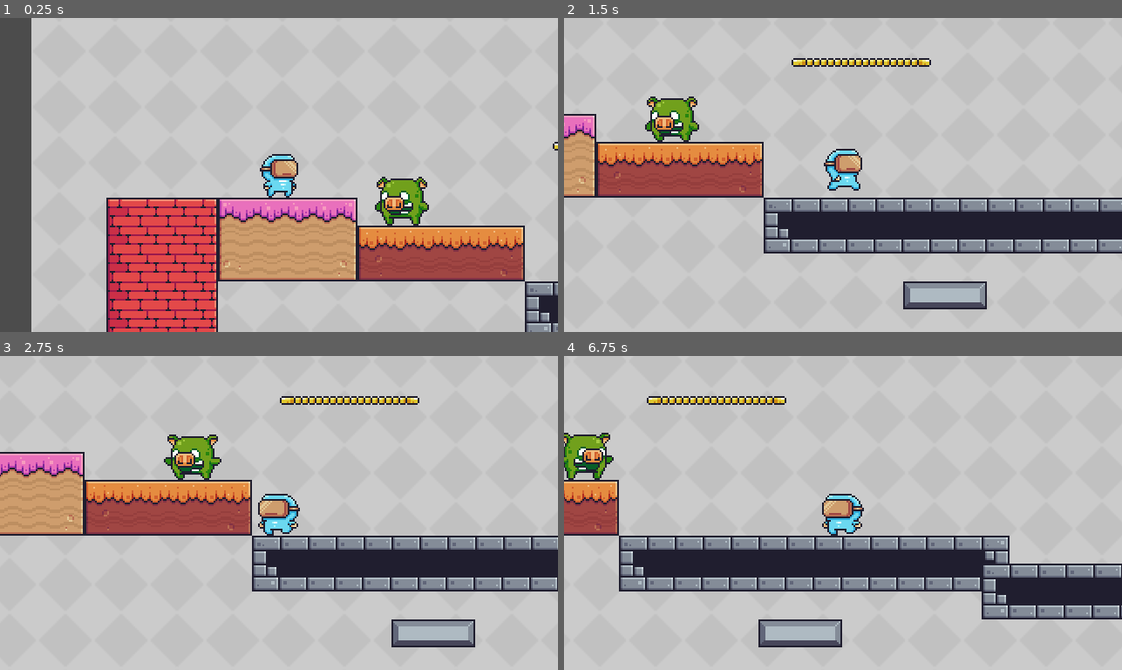
Above: before the commit, frames 1-4 (two rows, left to right).
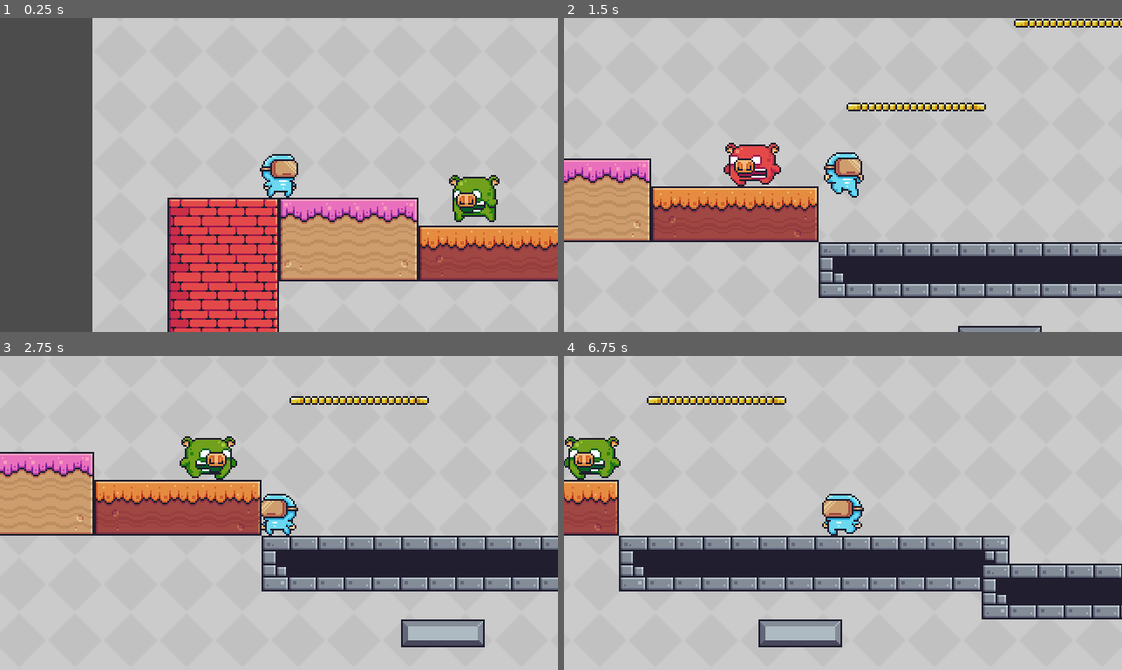
Above: after the commit, the same moments.

Repository: oucar/437-final
Game: Godot game, scene res://Levels/Level1.tscn
The game is run twice, just before and just after one commit, with the same random seed, the same clock (stepped at 60 frames per second) and the same inputs.
Inputs:
- Up to frame 1 (0.25 s): no input
- Up to frame 2 (1.5 s): hold D (right) from 0.53 s (still down); tap Space (jump) at 0.77 s
- Up to frame 3 (2.75 s): tap Space (jump) at 1.52 s; release D (right) at 2.03 s; hold A (left) from 2.03 s (still down)
- Up to frame 4 (6.75 s): release A (left) at 2.78 s; hold D (right) 2.78-4.28 s; tap Space (jump) at 3.02, 3.77, 4.52, 6.02 s; hold A (left) 4.28-5.03 s; hold D (right) 5.03-5.78 s; hold A (left) from 5.78 s (still down)

The runs differ from the first frame. In frame 1, 30% of the frame differs, in the area x 5-100%, y 0-100%; in frame 2, 34%, in the area x 0-100%, y 0-100%; in frame 3, 7.4%; in frame 4, 1.0%.

Commit message:
Added player detection signal, improved the Animations of the first and only enemy in the game

Diff:
--- a/Characters/Enemies/AngryPig.gd
+++ b/Characters/Enemies/AngryPig.gd
@@ -1,11 +1,14 @@
 extends KinematicBody2D
 
 onready var animated_sprite = $AnimatedSprite
+onready var animation_tree = $AnimationTree
+
+enum STATE { WALK, RUN }
 
 # Waypoints
 export(Array, NodePath) var waypoints
-export(float) var MOVE_SPEED = 100
-export(float) var RUN_SPEED = 300
+export(float) var WALK_SPEED = 75
+export(float) var RUN_SPEED = 150
 export(int) var STARTING_WAYPOINT = 0
 export(float) var WAYPOINT_ARRIVED_DISTANCE = 10
 export(bool) var FACES_RIGHT = true
@@ -13,6 +16,7 @@
 var waypoint_index = 0 setget set_waypoint_index
 var waypoint_position
 var velocity = Vector2.ZERO
+var current_state = STATE.WALK
 
 # function that runs when game starts
 func _ready():
@@ -25,12 +29,20 @@
 
 	if(direction_horizontal >= WAYPOINT_ARRIVED_DISTANCE):
 
+		# used to change the move_speed when the pig detects the player
+		var move_speed: float
+		match(current_state):
+			STATE.WALK:
+				move_speed = WALK_SPEED
+			STATE.RUN:
+				move_speed = RUN_SPEED
+
 		# used to flip the pig sprite when needed
 		var horizontal_sign = sign(direction.x)
 
 		velocity = Vector2(
 			# 200, -200 or 0
-			MOVE_SPEED * sign(direction.x),
+			move_speed * sign(direction.x),
 			min(velocity.y + GameSettings.GRAVITY, GameSettings.TERMINAL_VELOCITY)
 		)
 
@@ -60,3 +72,13 @@
 func set_waypoint_index(value):
 	waypoint_index = value
 	waypoint_position = get_node(waypoints[value]).position
+
+# Player detection
+# Player Detection > Collision > Layers (only triggered by the player!)
+func _on_PlayerDetection_body_shape_entered(body_rid, body, body_shape_index, local_shape_index):
+	animation_tree.set("parameters/player_detected/blend_position", 1)
+	current_state = STATE.RUN
+
+func _on_PlayerDetection_body_shape_exited(body_rid, body, body_shape_index, local_shape_index):
+	animation_tree.set("parameters/player_detected/blend_position", 0)
+	current_state = STATE.WALK
--- a/Characters/Enemies/AngryPig.tscn
+++ b/Characters/Enemies/AngryPig.tscn
@@ -7,6 +7,110 @@
 [ext_resource path="res://Assets/Enemies/AngryPig/Hit 1 (36x30).png" type="Texture" id=5]
 [ext_resource path="res://Characters/Enemies/AngryPig.gd" type="Script" id=6]
 
+[sub_resource type="AtlasTexture" id=22]
+atlas = ExtResource( 2 )
+region = Rect2( 0, 0, 36, 30 )
+
+[sub_resource type="AtlasTexture" id=23]
+atlas = ExtResource( 2 )
+region = Rect2( 36, 0, 36, 30 )
+
+[sub_resource type="AtlasTexture" id=24]
+atlas = ExtResource( 2 )
+region = Rect2( 72, 0, 36, 30 )
+
+[sub_resource type="AtlasTexture" id=25]
+atlas = ExtResource( 2 )
+region = Rect2( 108, 0, 36, 30 )
+
+[sub_resource type="AtlasTexture" id=26]
+atlas = ExtResource( 2 )
+region = Rect2( 144, 0, 36, 30 )
+
+[sub_resource type="AtlasTexture" id=27]
+atlas = ExtResource( 2 )
+region = Rect2( 180, 0, 36, 30 )
+
+[sub_resource type="AtlasTexture" id=28]
+atlas = ExtResource( 2 )
+region = Rect2( 216, 0, 36, 30 )
+
+[sub_resource type="AtlasTexture" id=29]
+atlas = ExtResource( 2 )
+region = Rect2( 252, 0, 36, 30 )
+
+[sub_resource type="AtlasTexture" id=30]
+atlas = ExtResource( 2 )
+region = Rect2( 288, 0, 36, 30 )
+
+[sub_resource type="AtlasTexture" id=31]
+atlas = ExtResource( 3 )
+region = Rect2( 0, 0, 36, 30 )
+
+[sub_resource type="AtlasTexture" id=32]
+atlas = ExtResource( 3 )
+region = Rect2( 36, 0, 36, 30 )
+
+[sub_resource type="AtlasTexture" id=33]
+atlas = ExtResource( 3 )
+region = Rect2( 72, 0, 36, 30 )
+
+[sub_resource type="AtlasTexture" id=34]
+atlas = ExtResource( 3 )
+region = Rect2( 108, 0, 36, 30 )
+
+[sub_resource type="AtlasTexture" id=35]
+atlas = ExtResource( 3 )
+region = Rect2( 144, 0, 36, 30 )
+
+[sub_resource type="AtlasTexture" id=36]
+atlas = ExtResource( 3 )
+region = Rect2( 180, 0, 36, 30 )
+
+[sub_resource type="AtlasTexture" id=37]
+atlas = ExtResource( 3 )
+region = Rect2( 216, 0, 36, 30 )
+
+[sub_resource type="AtlasTexture" id=38]
+atlas = ExtResource( 3 )
+region = Rect2( 252, 0, 36, 30 )
+
+[sub_resource type="AtlasTexture" id=39]
+atlas = ExtResource( 3 )
+region = Rect2( 288, 0, 36, 30 )
+
+[sub_resource type="AtlasTexture" id=40]
+atlas = ExtResource( 3 )
+region = Rect2( 324, 0, 36, 30 )
+
+[sub_resource type="AtlasTexture" id=41]
+atlas = ExtResource( 3 )
+region = Rect2( 360, 0, 36, 30 )
+
+[sub_resource type="AtlasTexture" id=42]
+atlas = ExtResource( 3 )
+region = Rect2( 396, 0, 36, 30 )
+
+[sub_resource type="AtlasTexture" id=43]
+atlas = ExtResource( 5 )
+region = Rect2( 0, 0, 36, 30 )
+
+[sub_resource type="AtlasTexture" id=44]
+atlas = ExtResource( 5 )
+region = Rect2( 36, 0, 36, 30 )
+
+[sub_resource type="AtlasTexture" id=45]
+atlas = ExtResource( 5 )
+region = Rect2( 72, 0, 36, 30 )
+
+[sub_resource type="AtlasTexture" id=46]
+atlas = ExtResource( 5 )
+region = Rect2( 108, 0, 36, 30 )
+
+[sub_resource type="AtlasTexture" id=47]
+atlas = ExtResource( 5 )
+region = Rect2( 144, 0, 36, 30 )
+
 [sub_resource type="AtlasTexture" id=1]
 atlas = ExtResource( 1 )
 region = Rect2( 0, 0, 36, 30 )
@@ -89,114 +193,25 @@
 
 [sub_resource type="AtlasTexture" id=21]
 atlas = ExtResource( 4 )
-region = Rect2( 144, 0, 36, 30 )
-
-[sub_resource type="AtlasTexture" id=22]
-atlas = ExtResource( 2 )
-region = Rect2( 0, 0, 36, 30 )
-
-[sub_resource type="AtlasTexture" id=23]
-atlas = ExtResource( 2 )
-region = Rect2( 36, 0, 36, 30 )
-
-[sub_resource type="AtlasTexture" id=24]
-atlas = ExtResource( 2 )
-region = Rect2( 72, 0, 36, 30 )
-
-[sub_resource type="AtlasTexture" id=25]
-atlas = ExtResource( 2 )
-region = Rect2( 108, 0, 36, 30 )
-
-[sub_resource type="AtlasTexture" id=26]
-atlas = ExtResource( 2 )
-region = Rect2( 144, 0, 36, 30 )
-
-[sub_resource type="AtlasTexture" id=27]
-atlas = ExtResource( 2 )
-region = Rect2( 180, 0, 36, 30 )
-
-[sub_resource type="AtlasTexture" id=28]
-atlas = ExtResource( 2 )
-region = Rect2( 216, 0, 36, 30 )
-
-[sub_resource type="AtlasTexture" id=29]
-atlas = ExtResource( 2 )
-region = Rect2( 252, 0, 36, 30 )
-
-[sub_resource type="AtlasTexture" id=30]
-atlas = ExtResource( 2 )
-region = Rect2( 288, 0, 36, 30 )
-
-[sub_resource type="AtlasTexture" id=31]
-atlas = ExtResource( 3 )
-region = Rect2( 0, 0, 36, 30 )
-
-[sub_resource type="AtlasTexture" id=32]
-atlas = ExtResource( 3 )
-region = Rect2( 36, 0, 36, 30 )
-
-[sub_resource type="AtlasTexture" id=33]
-atlas = ExtResource( 3 )
-region = Rect2( 72, 0, 36, 30 )
-
-[sub_resource type="AtlasTexture" id=34]
-atlas = ExtResource( 3 )
-region = Rect2( 108, 0, 36, 30 )
-
-[sub_resource type="AtlasTexture" id=35]
-atlas = ExtResource( 3 )
-region = Rect2( 144, 0, 36, 30 )
-
-[sub_resource type="AtlasTexture" id=36]
-atlas = ExtResource( 3 )
-region = Rect2( 180, 0, 36, 30 )
-
-[sub_resource type="AtlasTexture" id=37]
-atlas = ExtResource( 3 )
-region = Rect2( 216, 0, 36, 30 )
-
-[sub_resource type="AtlasTexture" id=38]
-atlas = ExtResource( 3 )
-region = Rect2( 252, 0, 36, 30 )
-
-[sub_resource type="AtlasTexture" id=39]
-atlas = ExtResource( 3 )
-region = Rect2( 288, 0, 36, 30 )
-
-[sub_resource type="AtlasTexture" id=40]
-atlas = ExtResource( 3 )
-region = Rect2( 324, 0, 36, 30 )
-
-[sub_resource type="AtlasTexture" id=41]
-atlas = ExtResource( 3 )
-region = Rect2( 360, 0, 36, 30 )
-
-[sub_resource type="AtlasTexture" id=42]
-atlas = ExtResource( 3 )
-region = Rect2( 396, 0, 36, 30 )
-
-[sub_resource type="AtlasTexture" id=43]
-atlas = ExtResource( 5 )
-region = Rect2( 0, 0, 36, 30 )
-
-[sub_resource type="AtlasTexture" id=44]
-atlas = ExtResource( 5 )
-region = Rect2( 36, 0, 36, 30 )
-
-[sub_resource type="AtlasTexture" id=45]
-atlas = ExtResource( 5 )
-region = Rect2( 72, 0, 36, 30 )
-
-[sub_resource type="AtlasTexture" id=46]
-atlas = ExtResource( 5 )
-region = Rect2( 108, 0, 36, 30 )
-
-[sub_resource type="AtlasTexture" id=47]
-atlas = ExtResource( 5 )
 region = Rect2( 144, 0, 36, 30 )
 
 [sub_resource type="SpriteFrames" id=48]
 animations = [ {
+"frames": [ SubResource( 22 ), SubResource( 23 ), SubResource( 24 ), SubResource( 25 ), SubResource( 26 ), SubResource( 27 ), SubResource( 28 ), SubResource( 29 ), SubResource( 30 ) ],
+"loop": true,
+"name": "idle",
+"speed": 20.0
+}, {
+"frames": [ SubResource( 31 ), SubResource( 32 ), SubResource( 33 ), SubResource( 34 ), SubResource( 35 ), SubResource( 36 ), SubResource( 37 ), SubResource( 38 ), SubResource( 39 ), SubResource( 40 ), SubResource( 41 ), SubResource( 42 ) ],
+"loop": true,
+"name": "run",
+"speed": 20.0
+}, {
+"frames": [ SubResource( 43 ), SubResource( 44 ), SubResource( 45 ), SubResource( 46 ), SubResource( 47 ) ],
+"loop": true,
+"name": "hit1",
+"speed": 20.0
+}, {
 "frames": [ SubResource( 1 ), SubResource( 2 ), SubResource( 3 ), SubResource( 4 ), SubResource( 5 ), SubResource( 6 ), …(189 unchanged characters)…
 "loop": true,
 "name": "walk",
@@ -206,34 +221,160 @@
 "loop": true,
 "name": "hit2",
 "speed": 20.0
-}, {
-"frames": [ SubResource( 22 ), SubResource( 23 ), SubResource( 24 ), SubResource( 25 ), SubResource( 26 ), SubResource( 27 ), SubResource( 28 ), SubResource( 29 ), SubResource( 30 ) ],
-"loop": true,
-"name": "idle",
-"speed": 20.0
-}, {
-"frames": [ SubResource( 31 ), SubResource( 32 ), SubResource( 33 ), SubResource( 34 ), SubResource( 35 ), SubResource( 36 ), SubResource( 37 ), SubResource( 38 ), SubResource( 39 ), SubResource( 40 ), SubResource( 41 ), SubResource( 42 ) ],
-"loop": true,
-"name": "run",
-"speed": 20.0
-}, {
-"frames": [ SubResource( 43 ), SubResource( 44 ), SubResource( 45 ), SubResource( 46 ), SubResource( 47 ) ],
-"loop": true,
-"name": "hit1",
-"speed": 20.0
 } ]
 
 [sub_resource type="RectangleShape2D" id=49]
 extents = Vector2( 10, 12.5 )
 
+[sub_resource type="CapsuleShape2D" id=50]
+radius = 13.7613
+height = 78.4589
+
+[sub_resource type="AnimationNodeAnimation" id=56]
+animation = "walk"
+
+[sub_resource type="AnimationNodeAnimation" id=57]
+animation = "run"
+
+[sub_resource type="AnimationNodeAnimation" id=58]
+animation = "run"
+
+[sub_resource type="AnimationNodeBlendSpace1D" id=59]
+blend_point_0/node = SubResource( 56 )
+blend_point_0/pos = 0.0
+blend_point_1/node = SubResource( 57 )
+blend_point_1/pos = 1.0
+blend_point_2/node = SubResource( 58 )
+blend_point_2/pos = -1.0
+
+[sub_resource type="AnimationNodeBlendTree" id=60]
+graph_offset = Vector2( -495.471, -150.438 )
+nodes/output/position = Vector2( 260, 80 )
+nodes/player_detected/node = SubResource( 59 )
+nodes/player_detected/position = Vector2( -180, 40 )
+node_connections = [ "output", 0, "player_detected" ]
+
+[sub_resource type="Animation" id=51]
+resource_name = "hit1"
+length = 0.05
+loop = true
+tracks/0/type = "value"
+tracks/0/path = NodePath("AnimatedSprite:animation")
+tracks/0/interp = 1
+tracks/0/loop_wrap = true
+tracks/0/imported = false
+tracks/0/enabled = true
+tracks/0/keys = {
+"times": PoolRealArray( 0 ),
+"transitions": PoolRealArray( 1 ),
+"update": 1,
+"values": [ "hit1" ]
+}
+
+[sub_resource type="Animation" id=52]
+resource_name = "hit2"
+length = 0.05
+loop = true
+tracks/0/type = "value"
+tracks/0/path = NodePath("AnimatedSprite:animation")
+tracks/0/interp = 1
+tracks/0/loop_wrap = true
+tracks/0/imported = false
+tracks/0/enabled = true
+tracks/0/keys = {
+"times": PoolRealArray( 0 ),
+"transitions": PoolRealArray( 1 ),
+"update": 1,
+"values": [ "hit2" ]
+}
+
+[sub_resource type="Animation" id=53]
+resource_name = "idle"
+length = 0.05
+loop = true
+tracks/0/type = "value"
+tracks/0/path = NodePath("AnimatedSprite:animation")
+tracks/0/interp = 1
+tracks/0/loop_wrap = true
+tracks/0/imported = false
+tracks/0/enabled = true
+tracks/0/keys = {
+"times": PoolRealArray( 0 ),
+"transitions": PoolRealArray( 1 ),
+"update": 1,
+"values": [ "idle" ]
+}
+
+[sub_resource type="Animation" id=54]
+resource_name = "run"
+length = 0.05
+loop = true
+tracks/0/type = "value"
+tracks/0/path = NodePath("AnimatedSprite:animation")
+tracks/0/interp = 1
+tracks/0/loop_wrap = true
+tracks/0/imported = false
+tracks/0/enabled = true
+tracks/0/keys = {
+"times": PoolRealArray( 0 ),
+"transitions": PoolRealArray( 1 ),
+"update": 1,
+"values": [ "run" ]
+}
+
+[sub_resource type="Animation" id=55]
+resource_name = "walk"
+length = 0.05
+loop = true
+tracks/0/type = "value"
+tracks/0/path = NodePath("AnimatedSprite:animation")
+tracks/0/interp = 1
+tracks/0/loop_wrap = true
+tracks/0/imported = false
+tracks/0/enabled = true
+tracks/0/keys = {
+"times": PoolRealArray( 0 ),
+"transitions": PoolRealArray( 1 ),
+"update": 1,
+"values": [ "walk" ]
+}
+
 [node name="AngryPig" type="KinematicBody2D"]
+collision_layer = 16
 script = ExtResource( 6 )
 
 [node name="AnimatedSprite" type="AnimatedSprite" parent="."]
 frames = SubResource( 48 )
-animation = "idle"
+animation = "walk"
+frame = 15
 playing = true
 
 [node name="CollisionShape2D" type="CollisionShape2D" parent="."]
 position = Vector2( 0, 2.5 )
 shape = SubResource( 49 )
+
+[node name="PlayerDetection" type="Area2D" parent="."]
+collision_layer = 0
+collision_mask = 8
+monitorable = false
+
+[node name="CollisionShape2D" type="CollisionShape2D" parent="PlayerDetection"]
+position = Vector2( 1, 1 )
+rotation = -1.56311
+shape = SubResource( 50 )
+
+[node name="AnimationTree" type="AnimationTree" parent="."]
+tree_root = SubResource( 60 )
+anim_player = NodePath("../AnimationPlayer")
+active = true
+parameters/player_detected/blend_position = 0.0
+
+[node name="AnimationPlayer" type="AnimationPlayer" parent="."]
+anims/hit1 = SubResource( 51 )
+anims/hit2 = SubResource( 52 )
+anims/idle = SubResource( 53 )
+anims/run = SubResource( 54 )
+anims/walk = SubResource( 55 )
+
+[connection signal="body_shape_entered" from="PlayerDetection" to="." method="_on_PlayerDetection_body_shape_entered"]
+[connection signal="body_shape_exited" from="PlayerDetection" to="." method="_on_PlayerDetection_body_shape_exited"]
--- a/Characters/Player.tscn
+++ b/Characters/Player.tscn
@@ -402,13 +402,14 @@
 node_connections = [ "output", 0, "double_jump", "double_jump", 0, "y_move", "double_jump", 1, "Animation 2", "y_move", 0, "Animatipn", "y_move", 1, "x_move", "y_move", 2, "Animation" ]
 
 [node name="Player" type="KinematicBody2D"]
+collision_layer = 8
 script = ExtResource( 8 )
 
 [node name="AnimatedSprite" type="AnimatedSprite" parent="."]
 position = Vector2( -16, -19 )
 frames = SubResource( 30 )
 animation = "idle"
-frame = 2
+frame = 1
 playing = true
 centered = false
 
--- a/Levels/Level1.tscn
+++ b/Levels/Level1.tscn
@@ -21,13 +21,13 @@
 tile_data = PoolIntArray( -2424828, 13, 0, -2424827, 13, 1, -2424826, 13, 1, -2424825, 13, 1, -2424824, 13, 2, -2359285 …(2005 unchanged characters)…
 
 [node name="Player" parent="." instance=ExtResource( 3 )]
-position = Vector2( 133, -166 )
+position = Vector2( 98, -166 )
 
 [node name="RemoteTransform2D" type="RemoteTransform2D" parent="Player"]
 remote_path = NodePath("../../Camera2D")
 
 [node name="Camera2D" type="Camera2D" parent="."]
-position = Vector2( 133, -166 )
+position = Vector2( 98, -166 )
 current = true
 smoothing_speed = 30.0
 
--- a/project.godot
+++ b/project.godot
@@ -83,6 +83,12 @@
  ]
 }
 
+[layer_names]
+
+2d_physics/layer_1="World"
+2d_physics/layer_4="Player"
+2d_physics/layer_5="Enemy"
+
 [physics]
 
 common/enable_pause_aware_picking=true
Not shown: 1 places in Characters/Enemies/AngryPig.tscn that only renumber resources
